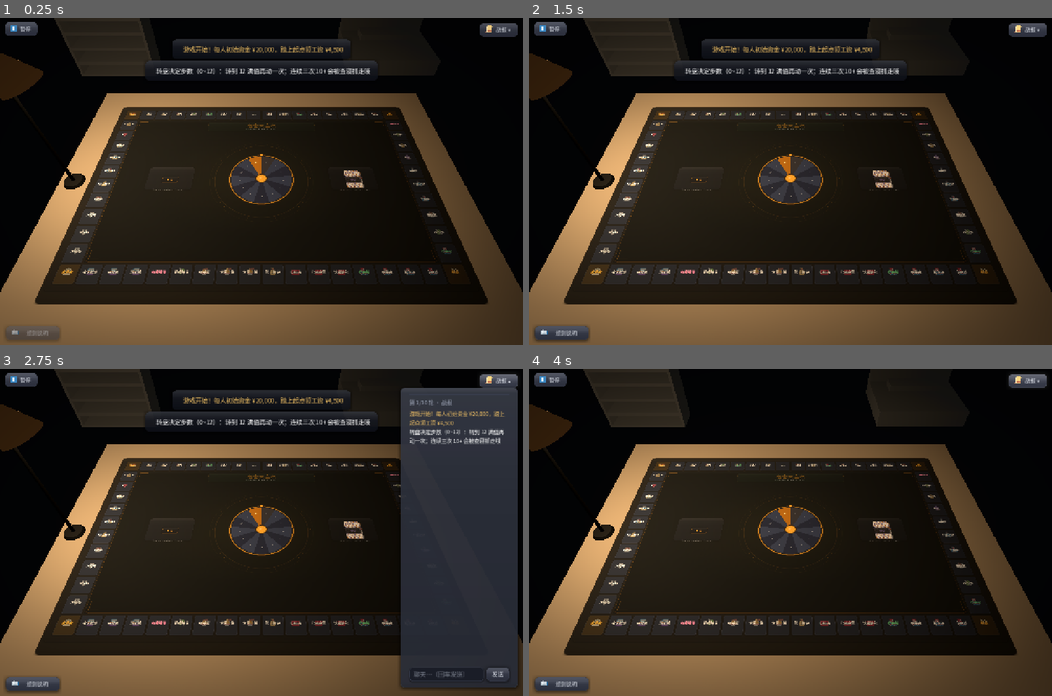
Above: before the commit, frames 1-4 (two rows, left to right).
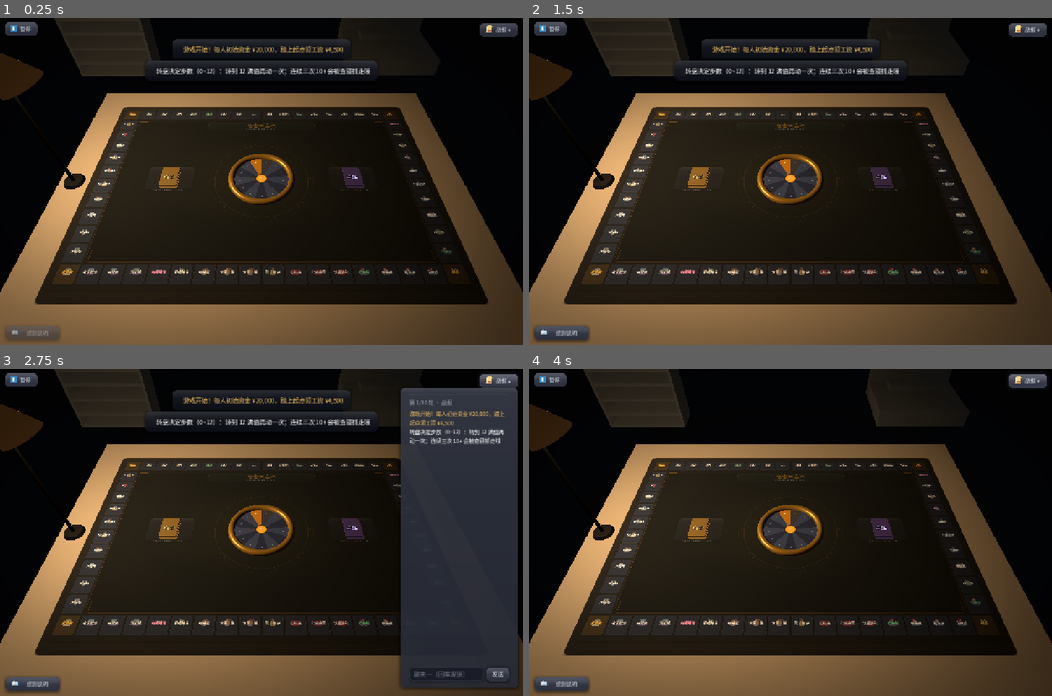
Above: after the commit, the same moments.

Repository: Lousync/dorm-monopoly
Game: Godot game, scene res://scenes/game.tscn
The game is run twice, just before and just after one commit, with the same random seed, the same clock (stepped at 60 frames per second) and the same inputs. This scene is started directly instead of the project's main scene.
Inputs (mouse positions are in pixels of both pictures, inside the frame that each line leads up to):
- Up to frame 1 (0.25 s): no input
- Up to frame 2 (1.5 s): click "暂停" at 0.5 s; click "▶ 继续游戏" at 1.25 s
- Up to frame 3 (2.75 s): click "战报 ▾" at 2 s
- Up to frame 4 (4 s): click (973, 673) at 2.77 s; type "12" at 2.85 s; click "战报 ▴" at 3.5 s

The runs differ from the first frame. In frame 1, 1.0% of the frame differs, in the area x 30-70%, y 41-58%; in frame 2, 1.0%; in frame 3, 1.0%; in frame 4, 1.0%.
Error in both runs: Out of bounds get index '0' (on base: 'Array') (res://scripts/game.gd:1169)

Commit message:
批次11 T1 审查修正轮：镜头补推 + 传送打断的材质恢复 + 6 条断言
审查结论 Spec ✅ / Approved，2 Important + 4 minor，逐条落点：

- **Important #1（回归）**：跟图案的实物只在广播时重推，而 2D 相机逐帧在动（自动跟随 /
  focus_grid）⇒ 镜头动了没广播的那一段里格子滑动、实物不动（旧 2D 棋子活在 _world 里、
  任何时刻都钉在格子上，所以这是回归）。新增 board_view.cam_key()（只读取景键）+ game 的
  _follow_cam_key / _refresh_followers_if_cam_moved()，在 _process 顶部按取景键补推
  _refresh_board_followers() + _refresh_tokens() —— 轮缘与两摞牌堆的老毛病一并治好；
  镜头静止时只比三个浮点数就早退（零开销）。广播那条路顺手认下取景键，免得下一帧白推。
  顺带修一条真错：_refresh_tokens 读 p.color/p.pos 无默认值，而它现在也挂在逐帧补推上，
  不全的状态会抛 SCRIPT ERROR 并中断整段刷新（regression_test 逮到）⇒ 改 .get(..., 默认)。
- **Important #2**：传送被打断时 _kill_token_tw 没恢复材质，而 play_token_move 不重设材质
  （走子补间只写 global_position/scale）⇒ 走子落在传送的 0.38s 窗内会把牌留在半透明 +
  透明队列（无深度写入、无影子）。现在 _kill_token_tw 无条件 _set_token_alpha(false, 1.0)，
  并把那句"调用方紧接着会重新置位"的假注释改准。
- **Minor #4**：补材质**模式**断言（只读 alpha 过不了"alpha 回 1、模式留在 ALPHA"的实现）——
  hud_test 传送后 + layout_test 静止态各一组（牌身 DISABLED / 正面 ALPHA_SCISSOR）。
- **Minor #7**：token_moving 用起来 —— 断"走子进行中收到广播不瞬回、走完仍落在目的地"。
- **Minor #6**：_apply_ring_pose/_process 不再每帧造空字典（.get(peer) + null 检查）；
  给 Task 2 的 56 块房子立榜样。
- **Minor #5**：set_tokens 移除分支先 _kill_token_tw，再 **remove_child 后 queue_free**
  （queue_free 延迟，同帧重建同名棋子会被 Godot 自动改名成 @Node3D@979 —— 实测逮到），
  被移除的是行动者时把光环一并收掉；测试取节点改按 meta("peer")，不再依赖节点名。
- Minor #3 不改（token_hit 不看 alpha）：留给 Task 3 的悬停链决定。

验证（全 SCRIPT ERROR 0）：load_all / layout / hud / regression / pause_menu 全 PASS；
其余 8 套单测 PASS；联机回归 humans=2、两侧 OK round=3。

Diff:
--- a/scripts/board_view.gd
+++ b/scripts/board_view.gd
@@ -617,6 +617,13 @@
 func _deck_back_tex(deck: String) -> Texture2D:
 	return UIKit.tex("res://assets/cards/atlas_back_green_darkred.svg" if deck == "机会"
 		else "res://assets/cards/atlas_back_blue_brown.svg")
+
+## 2D 镜头的「取景键」（缩放 + 注视点）—— 给"跟图案的实体"判**镜头动过没有**用
+##（`game._process` 按它补推：镜头逐帧在动、而那条重推原先只挂在状态广播上）。
+## 只读、不触发任何变换重算（`_apply_cam` 才是摆相机那一条）。
+## 与 `_view_from_world` 用的是同一对量（`_zoom` / `_center`）—— 它们就是"印刷图案在哪"的全部输入。
+func cam_key() -> Vector3:
+	return Vector3(_zoom, _center.x, _center.y)
 
 ## 当前行动者光环在**画布像素**下的半径。光环压着格子 ⇒ 与转盘轮缘 / 两摞牌堆同一条口径
 ##（位置与尺寸都跟 2D 相机：`_world` 局部尺寸 32 是原来那枚 64×64 Panel 的半径，
--- a/scripts/game.gd
+++ b/scripts/game.gd
@@ -1374,7 +1374,11 @@
 		return
 	var rows: Array = []
 	for p in st.get("players", []):
-		rows.append({"peer": int(p.peer), "slot": int(p.color), "idx": int(p.pos)})
+		# 键一律用 `.get(..., 默认)`：这条路现在**也挂在 `_process` 的补推上**（镜头一动就调），
+		# 而 `st` 可能是测试手搓的、字段不全的状态（真实 `s_state` 的这三项恒在）。
+		# 少了默认值，一次缺键就是一条 SCRIPT ERROR 并让整段刷新中断（regression_test 逮到过）。
+		rows.append({"peer": int(p.get("peer", GameData.NO_PEER)),
+			"slot": int(p.get("color", 0)), "idx": int(p.get("pos", 0))})
 	table3d.table_props.set_tokens(rows)
 	var ended := String(st.get("phase", "playing")) == "ended"
 	table3d.table_props.set_ring(GameData.NO_PEER if ended else int(st.get("turn", GameData.NO_PEER)))
@@ -1392,14 +1396,43 @@
 		return _board_to_screen(board.tile_screen_pos(idx))
 	return size * 0.5
 
+## 上一次把"跟图案"的实体推给 3D 时的 **2D 取景键**（`board.cam_key()` = 缩放 + 注视点）。
+## 初值 `Vector3.INF` ⇒ 第一次一定推一次（`is_equal_approx(INF)` 为假）。
+var _follow_cam_key := Vector3.INF
+
+## 镜头动过就补推一次"跟图案"的那批（轮缘 / 两摞牌堆 / 棋子 / 光环）。
+##
+## **为什么需要它**（批次 11 T1 审查 Important #1）：这四件的世界位置是按**摆放那一刻**的镜头算的
+##（它们要落在**印在桌垫上**的图案上，见 table_props 文件头"摆放约定"），而 2D 相机是**逐帧**在动的
+## —— `board._process` 的自动跟随 `_pan_toward` 每帧把 `_center` 推向行动棋子（`fit_overview` /
+## `focus_grid` 也会改取景）。只挂状态广播的话，"镜头动了但没有广播"的那一段里印在 `_world` 里的
+## 格子会整体滑动、而实物纹丝不动（实测约半格、~1s 衰减）——
+## 对旧 2D 棋子（它活在 `_world` 里、任何时刻都钉在格子上）来说是**回归**；轮缘 / 牌堆则是老毛病。
+##
+## **镜头静止时零开销**：只比三个浮点数就早退（`_process` 每帧调它）。
+## 与 `_refresh_table_props` 的关系：那边是广播路径（数据也变了），这边只补"镜头变了"这一半；
+## 两条都幂等，重叠着调没有代价。
+func _refresh_followers_if_cam_moved() -> void:
+	if not _board_follow_ready():
+		return
+	var key: Vector3 = board.cam_key()
+	if key.is_equal_approx(_follow_cam_key):
+		return
+	_follow_cam_key = key
+	_refresh_board_followers()
+	_refresh_tokens()
+
 ## 桌面实体物件的刷新挂点：把物件重新贴回桌垫坐标（手牌也在这里）。
 ##
 ## 为什么**每次状态广播**都要刷、而不是建一次就完：跟图案走的那几件（轮缘 / 牌堆 / 棋子与光环）
 ## 见 `_refresh_board_followers` 与 `_refresh_tokens`；其余物件（手牌）也一律幂等，
 ## 每次广播重贴一遍没有代价。它们读的都是**已同步**的状态（客户端也能算）。
+## **镜头动了却没广播**那一段由 `_refresh_followers_if_cam_moved` 逐帧兜（见那里的注释）。
 func _refresh_table_props() -> void:
 	if not _board_follow_ready():
 		return
+	# 广播这条路上顺手认下"当前取景"：否则紧接着的那一帧会因键不同再补推一遍（无害，但白跑）
+	_follow_cam_key = board.cam_key()
 	_refresh_board_followers()
 	_refresh_tokens()
 	var mine := _state_player(my_peer)
@@ -3688,6 +3721,10 @@
 	_place_info_panel()   # 格详情卡要跟着格子走（镜头会平移/缩放/旋转）
 	# （原先这里有一段"抽卡演出期间逐帧重推跟图案的实体" —— 前提是抽卡会把 2D 取景推近。
 	#  批次 8 把演出搬到屏幕层、相机全程不动 ⇒ 不再有逐帧的取景变化要跟，整段删掉。）
+	# 批次 11 T1 起又回来了，但**换了判据**：自动跟随（`board._process` 的 `_pan_toward`）与
+	# `focus_grid` 都会让 2D 取景逐帧动，而跟图案的实物只挂状态广播 ⇒ 镜头动了没广播时它们会脱开。
+	# 这里按"取景键是否变过"补推；镜头静止时只比三个浮点数就早退（见 `_refresh_followers_if_cam_moved`）。
+	_refresh_followers_if_cam_moved()
 	# 屏幕底部原来还有一条固定操作坞（牌垫阶段条 + 操作条 + 底板）。批次 3 Task 6 把它
 	# 整条拆了：掷轮改点桌面转盘、出牌改点手中牌（选中后点牌垫「使用道具」确认）、
 	# 现金与体力在桌上。**注意这里不能留 `if <坞成员> == null: return` 之类的提前返回** ——
--- a/scripts/table_props.gd
+++ b/scripts/table_props.gd
@@ -853,9 +853,23 @@
 			_place_token(tk, idx, slot)
 	for peer in _tokens.keys():
 		if not seen.has(peer):
-			(_tokens[peer]["root"] as Node3D).queue_free()
+			# 先掐补间（否则被 kill 掉的那条 lambda 还会往已释放的实例上写，刷引擎报错），
+			# 顺带把材质恢复成不透明（`_kill_token_tw` 里那一笔）
+			_kill_token_tw(int(peer))
+			var root: Node3D = _tokens[peer]["root"]
+			# **先摘出父节点再 queue_free**：queue_free 是延迟的，同帧重建同名棋子会被 Godot
+			# 自动改名（实测变成 `@Node3D@979` 这种）—— 名字就废了，测试与调试都得靠猜。
+			# `remove_child` 立刻腾出名字，队列里的那次释放照旧发生。
+			_tokens_root.remove_child(root)
+			root.queue_free()
 			_tokens.erase(peer)
 			_moving.erase(peer)
+			# 行动者从名册里消失（掉线 / 出局）：光环不能留在原地 —— `_process` 找不到那枚棋子
+			# 会早退，环就此挂在桌上没人收（此后没人再调 `set_ring` 的话）。
+			if int(peer) == _ring_peer:
+				_ring_peer = GameData.NO_PEER
+				if _ring != null:
+					_ring.visible = false
 
 ## 这枚棋子此刻在不在（悬停链路要它来降级：拿不到就别显信息条）。没建过的 peer 给 false。
 func has_token(peer: int) -> bool:
@@ -870,6 +884,9 @@
 func _make_token(peer: int) -> Dictionary:
 	var root := Node3D.new()
 	root.name = "Token_p%d" % peer
+	# 把 peer 记进 meta：调用方（含测试）要读那枚棋子的**节点**（位置 / 材质模式）时按它找，
+	# 而不是按节点名 —— 名字可能因同帧重建被 Godot 自动改掉（见 `set_tokens` 的移除分支）。
+	root.set_meta("peer", peer)
 	# 后倾：绕 X **负**角 = 顶边往远端倒 ⇒ 牌面朝着近端镜头（2D 端近正俯视也看得见一块面）
 	root.rotation = Vector3(deg_to_rad(-TOKEN_LEAN_DEG), 0.0, 0.0)
 	_tokens_root.add_child(root)
@@ -958,8 +975,15 @@
 	tw.tween_property(root, "scale", Vector3.ONE, TOKEN_POP_TIME) \
 		.set_trans(Tween.TRANS_BACK).set_ease(Tween.EASE_OUT)
 
-## 掐掉一枚棋子上正在跑的补间（弹入 / 走子 / 传送共用一条 `tw`），并把 `_moving` 松开 ——
-## 调用方（`play_token_move` / `set_token_teleport`）紧接着会重新置位，所以松开不会让它乱跑。
+## 掐掉一枚棋子上正在跑的补间（弹入 / 走子 / 传送共用一条 `tw`），把 `_moving` 松开，
+## 并**把材质恢复成不透明**。
+##
+## **材质必须在这里恢复**（批次 11 T1 审查 Important #2）：被打断的若是**传送**，此刻材质停在
+## ALPHA 混合、alpha 停在半路 —— 而 `play_token_move` **不会**重新置位材质（走子补间只写
+## `global_position` / `scale`）⇒ 走子落在传送的 0.38s 窗内会把牌留在**半透明 + 透明队列**
+## （无深度写入、不投影，正是批次 8/9 那条先例），直到下一次传送才恢复。
+## 传送那条路自己随即会调 `_set_token_alpha(tk, true, 1.0)` 切回 ALPHA 重新开始，所以这里
+## 无条件恢复是安全的（幂等、只写材质模式与 alpha）。
 func _kill_token_tw(peer: int) -> void:
 	var tk: Dictionary = _tokens.get(peer, {})
 	if tk.is_empty():
@@ -969,6 +993,7 @@
 		(old as Tween).kill()
 	tk["tw"] = null
 	_moving[peer] = false
+	_set_token_alpha(tk, false, 1.0)
 
 ## 逐格走子：每步 = 世界坐标补间 + **竖直小跳的弧** + 绕自身轴挤压 + 落地音效。
 ## `path` 为空表示"原地传送"（同 2D `play_move` 的旧语义：那时由 `set_token_teleport` 先给落点）。
@@ -1158,11 +1183,14 @@
 
 ## 把环摆到当前行动者那枚棋子的**脚下**（只取 xz —— 环是贴在桌垫上的，不跟棋子抬起来的 y）。
 ## `set_ring` 与 `_process` 共用这一条。
+##
+## 取节点池用 `.get(peer)` + **null 检查**，不写 `.get(peer, {})` —— 后者每帧都要现造一个空字典
+##（批次 11 T1 审查 Minor #6：`_process` 是每帧跑的，Task 2 的 56 块房子薄牌照着这个写法就是 56 倍）。
 func _apply_ring_pose() -> void:
-	var tk: Dictionary = _tokens.get(_ring_peer, {})
-	if tk.is_empty():
-		return
-	var root: Node3D = tk.get("root")
+	var tk = _tokens.get(_ring_peer)
+	if tk == null:
+		return
+	var root: Node3D = tk["root"]
 	if root == null or not is_instance_valid(root):
 		return
 	_ring.global_position = Vector3(root.global_position.x,
@@ -1206,7 +1234,7 @@
 func _process(delta: float) -> void:
 	if _ring == null or not _ring.visible:
 		return
-	if _tokens.get(_ring_peer, {}).is_empty():
+	if _tokens.get(_ring_peer) == null:      # 见 `_apply_ring_pose` 那段：别每帧造空字典
 		return
 	_apply_ring_pose()
 	_ring_phase = fposmod(_ring_phase + delta, RING_PULSE_TIME)
--- a/tests/hud_test.gd
+++ b/tests/hud_test.gd
@@ -1299,6 +1299,16 @@
 		_check(false, "TableProps 没有 play_token_move（棋子动画未接），本段整段跳过")
 	else:
 		await create_timer(0.5).timeout      # 等首次弹入（scale 0→1）落定
+		# peer 3 的棋子节点（读世界位置与材质模式）：与 layout_test 同一条取法（节点池按 peer 命名）
+		# 按 **meta("peer")** 找那枚棋子的节点（位置 / 材质模式）——**不按节点名**：同帧重建时
+		# Godot 会把重名的子节点自动改名（table_props 已用 remove_child 规避，但测试不该依赖名字）。
+		var trootA: Node = tpA.get_node_or_null("Tokens")
+		var tk3: Node3D = null
+		if trootA != null:
+			for ch in trootA.get_children():
+				if (ch as Node).has_meta("peer") and int((ch as Node).get_meta("peer")) == 3:
+					tk3 = ch as Node3D
+		_check(tk3 != null, "peer 3 的棋子节点在（下面几条要读它）")
 		var p3 := int(g._state_player(3).get("pos", 0))
 		var base_y: float = tpA.token_world_pos(3).y
 		_check(base_y > 0.0, "棋子在桌面上（基准 y=%.3f）" % base_y)
@@ -1329,6 +1339,91 @@
 		_check(tpA.token_alpha(3) > 0.95, "传送完毕回到不透明（%.3f）" % tpA.token_alpha(3))
 		_check(tpA.token_world_pos(3).distance_to(before_tp) > 0.1,
 			"传送落点真的变了（%s → %s）" % [before_tp, tpA.token_world_pos(3)])
+		# 材质**模式**也要恢复（批次 11 T1 审查 Minor #4）：只把 alpha 写回 1、模式留在 ALPHA 的
+		# 实现照样能过上面那条 `token_alpha` —— 但那样的牌在**透明队列**里：不写深度、不投影
+		# （批次 8/9 那条先例）。照 `hand` 那组既有断言（读材质、不读标志）。
+		var pmat3: StandardMaterial3D = null
+		var fmat3: StandardMaterial3D = null
+		if tk3 != null:
+			pmat3 = (tk3.get_node("Plate") as MeshInstance3D).material_override as StandardMaterial3D
+			fmat3 = (tk3.get_node("Face") as MeshInstance3D).material_override as StandardMaterial3D
+		_check(pmat3 != null and pmat3.transparency == BaseMaterial3D.TRANSPARENCY_DISABLED,
+			"传送后牌身回到**不透明档**（实得 %s）" % str(pmat3.transparency if pmat3 != null else -1))
+		_check(fmat3 != null and fmat3.transparency == BaseMaterial3D.TRANSPARENCY_ALPHA_SCISSOR,
+			"传送后正面回到 ALPHA_SCISSOR（实得 %s）" % str(fmat3.transparency if fmat3 != null else -1))
+
+		print("== 传送被打断：材质与模式必须一并恢复（T1 审查 Important #2）==")
+		# 走子补间只写 `global_position`/`scale` —— 它**不会**重新置位材质。所以走子若落在传送的
+		# 0.38s 窗内（淡出中），被打断的传送会把牌留在**半透明 + 透明队列**（无深度写入、无影子）
+		# 直到下一次传送。`_kill_token_tw` 现在无条件把材质恢复成不透明。
+		g.s_tp(3, 13)                        # 开始传送：淡出 0.16s → 瞬移 → 淡入 0.22s
+		await create_timer(0.08).timeout      # 停在**淡出中**
+		_check(tpA.token_alpha(3) < 0.9, "（前置）此刻确实在淡出中（alpha %.3f）" % tpA.token_alpha(3))
+		g.s_move(3, [14], 0.3)               # 打断：走子落在传送窗内
+		await create_timer(0.5).timeout
+		_check(tpA.token_alpha(3) > 0.95,
+			"被打断的传送把棋子留回了不透明（alpha %.3f）" % tpA.token_alpha(3))
+		if pmat3 != null:
+			_check(pmat3.transparency == BaseMaterial3D.TRANSPARENCY_DISABLED,
+				"被打断后牌身回到不透明档（实得 %s）" % str(pmat3.transparency))
+		if fmat3 != null:
+			_check(fmat3.transparency == BaseMaterial3D.TRANSPARENCY_ALPHA_SCISSOR,
+				"被打断后正面回到 ALPHA_SCISSOR（实得 %s）" % str(fmat3.transparency))
+
+		print("== 走子进行中收到广播：棋子不被瞬回（T1 审查 Minor #7）==")
+		# `set_tokens` 对正在走子的棋子**不抢位置**（`_moving` 那道闸，同 2D 的 `_animating`）。
+		# 少了它，动画中途到达的状态广播会把棋子瞬回起点/落点。
+		var p3b := int(g._state_player(3).get("pos", 0))
+		g.s_move(3, [p3b + 1, p3b + 2], 0.5)
+		await create_timer(0.2).timeout
+		_check(tpA.token_moving(3), "走子期间 `token_moving` 为真（闸是开着的）")
+		var mid_px := Vector2.ZERO
+		if tk3 != null:
+			mid_px = g.table3d.world_to_canvas_px(tk3.global_position)
+		g.s_state(_state(2, false))          # 中途来一次完整广播（状态里的 pos 还是老格号）
+		await process_frame
+		if tk3 != null:
+			var after_px: Vector2 = g.table3d.world_to_canvas_px(tk3.global_position)
+			# 广播若抢了位置会瞬移到某格的落点上（≥ 几十画布像素）；这里只允许"补间又走了一帧"
+			_check(after_px.distance_to(mid_px) < 20.0,
+				"广播没把走子中的棋子瞬回（%s → %s，瞬回会是几十像素的跳）" % [mid_px, after_px])
+		# 走完仍要落在**目的地**（闸不能把收尾也挡掉）
+		await create_timer(1.0).timeout
+		_check(not tpA.token_moving(3), "走完后 `token_moving` 落回假")
+		if tk3 != null:
+			var dest_px: Vector2 = g.table3d.world_to_canvas_px(tk3.global_position)
+			var want_dest: Vector2 = g.board.token_screen_pos(p3b + 2, int(g._state_player(3).get("color", 0)))
+			_check(dest_px.distance_to(want_dest) < 1.0,
+				"走完落在目的地的印刷落点上（实得 %s / 期望 %s）" % [dest_px, want_dest])
+
+		print("== 镜头平移（无广播）时，棋子跟着印刷图案走（T1 审查 Important #1）==")
+		# 2D 相机**逐帧**在动（`board._process` 的自动跟随 / 取景），而"跟图案"的实物原先只挂状态广播
+		# ⇒ 镜头动过但没广播的那一段里，印在 `_world` 里的格子会滑动、实物不动（实测约半格、~1s 衰减；
+		# 对旧 2D 棋子来说——它活在 `_world` 里、任何时刻都钉在格子上——那是**回归**）。
+		# `game._process` 现在按"取景键"补推一次（`_refresh_followers_if_cam_moved`）。
+		g.board.cam_locked = false
+		g.s_state(_state(2, false))          # 回一份干净状态：peer 3 落在老格号上
+		await process_frame
+		var pcam := int(g._state_player(3).get("pos", 0))
+		var slot3 := int(g._state_player(3).get("color", 0))
+		if tk3 != null:
+			var w0: Vector2 = g.table3d.world_to_canvas_px(tk3.global_position)
+			_check(w0.distance_to(g.board.token_screen_pos(pcam, slot3)) < 1.0,
+				"（前置）广播推送后棋子已在印刷落点上")
+			g.board.focus_grid(pcam, 2.0, true)        # 只动 2D 镜头（**不广播**）
+			await process_frame
+			var want1: Vector2 = g.board.token_screen_pos(pcam, slot3)
+			_check(want1.distance_to(w0) > 8.0,
+				"（前置）镜头动过之后印刷落点确实移了（%.1f 画布像素）" % want1.distance_to(w0))
+			g._process(0.0)                            # 真入口：game 的逐帧补推
+			var w1: Vector2 = g.table3d.world_to_canvas_px(tk3.global_position)
+			_check(w1.distance_to(want1) < 1.0,
+				"镜头平移后棋子跟着印刷图案重推（实得 %s / 期望 %s）" % [w1, want1])
+			g._process(0.0)
+			g._process(0.0)
+			_check(g.table3d.world_to_canvas_px(tk3.global_position).is_equal_approx(w1),
+				"镜头静止时补推早退（位置一字不变 —— 每帧只比三个浮点数）")
+		g.board.fit_overview(true)
 
 	g.get_tree().paused = false
 	g.free()
--- a/tests/layout_test.gd
+++ b/tests/layout_test.gd
@@ -13,6 +13,16 @@
 	else:
 		fails += 1
 		printerr("  FAIL - ", what)
+
+## 棋子薄牌的节点（按 **meta("peer")** 找，不按节点名 —— 同帧重建时 Godot 会把重名的子节点
+## 自动改名）。找不到给 null。
+func _token_node(tokens_root: Node, peer: int) -> Node3D:
+	if tokens_root == null:
+		return null
+	for ch in tokens_root.get_children():
+		if (ch as Node).has_meta("peer") and int((ch as Node).get_meta("peer")) == peer:
+			return ch as Node3D
+	return null
 
 ## 某个距离上「能量 × 衰减」估出的相对照度（光池亮度 × 形状的**代理式**，见 C3 那段注释）。
 ## `pow` 的底夹到 0：射程之外照度为 0（Godot 的 omni 光在射程外也确实是 0）。
@@ -1502,7 +1512,7 @@
 		# 弹入（新棋子出现时 scale 0 → 1，TRANS_BACK）：先抓一帧"还在弹"，再等它落定。
 		await process_frame
 		var troot0: Node = tpT.get_node_or_null("Tokens")
-		var tk_pop: Node3D = troot0.get_node_or_null("Token_p7") as Node3D if troot0 != null else null
+		var tk_pop: Node3D = _token_node(troot0, 7)
 		if tk_pop != null:
 			_check(tk_pop.scale.x < 0.99, "新棋子是**弹入**出现的（首帧 scale %.2f < 1）" % tk_pop.scale.x)
 		await create_timer(0.5).timeout          # 弹入 0.35s：等它落定再量几何
@@ -1512,7 +1522,7 @@
 		var plateA: MeshInstance3D = null
 		var bmA: BoxMesh = null
 		if troot != null:
-			tkA = troot.get_node_or_null("Token_p7") as Node3D
+			tkA = _token_node(troot, 7)
 			if tkA != null:
 				plateA = tkA.get_node_or_null("Plate") as MeshInstance3D
 				if plateA != null:
@@ -1535,6 +1545,16 @@
 				var fmatA: StandardMaterial3D = faceA.material_override as StandardMaterial3D if faceA != null else null
 				_check(faceA != null and fmatA != null and fmatA.albedo_texture == want_tex,
 					"正面贴的是这个槽位的棋子贴图（UIKit.piece_tex）")
+			# 材质**模式**：3D 端必须留在**不透明队列**（写深度、投得出影子）—— 牌身 `DISABLED`、
+			# 正面 `ALPHA_SCISSOR`（贴图透明边裁掉但仍在同一队列）。同已退场立牌 / 手牌那两条先例。
+			# （只有传送淡出那 0.38s 才切 ALPHA，淡完切回 —— 见 `_set_token_alpha` 与 hud_test 那两条。）
+			var pmatA: StandardMaterial3D = plateA.material_override as StandardMaterial3D
+			var faceM: MeshInstance3D = tkA.get_node_or_null("Face") as MeshInstance3D
+			var fmatM: StandardMaterial3D = faceM.material_override as StandardMaterial3D if faceM != null else null
+			_check(pmatA != null and pmatA.transparency == BaseMaterial3D.TRANSPARENCY_DISABLED,
+				"牌身是**不透明档**（实得 %s）" % str(pmatA.transparency if pmatA != null else -1))
+			_check(fmatM != null and fmatM.transparency == BaseMaterial3D.TRANSPARENCY_ALPHA_SCISSOR,
+				"正面是 ALPHA_SCISSOR（实得 %s）" % str(fmatM.transparency if fmatM != null else -1))
 		# 位置 = 与**印在桌垫上的**那一格同一条链：`tile_screen_pos` / `deck_screen_pos` /
 		# `wheel_screen_pos` 的那条（`global_position + _view_from_world(局部点)`）—— 也就是
 		# `board.token_screen_pos(idx, slot)`。量法：把棋子的世界落点过真反变换折回画布像素比。
@@ -1642,6 +1662,15 @@
 			tpT.set_ring(GameData.NO_PEER)
 			await process_frame
 			_check(not ring.visible, "set_ring(NO_PEER) 后光环收起")
+			# 行动者从名册里消失（掉线 / 出局）：光环也要被收掉（T1 审查 Minor #5）——
+			# `_process` 找不到那枚棋子会早退，环若留着就挂在桌上没人收（此后没人再调 set_ring）。
+			# 收尾写在 `set_tokens` 的移除分支里。
+			tpT.set_ring(7)
+			await process_frame
+			_check(ring.visible, "（前置）重新点亮光环")
+			tpT.set_tokens([])                 # 谁都不要了 ⇒ peer 7 的棋子被移除
+			await process_frame
+			_check(not ring.visible, "行动者的棋子被移除后光环自动收起")
 
 		# 反向契约：2D 的棋子 / 光环 / 悬停条整套必须**真的没了**（不留空壳）。
 		# 谁把它们加回来（或只加个空壳），这几条先红 —— 悬停条由 Task 3 在屏幕层重建。
